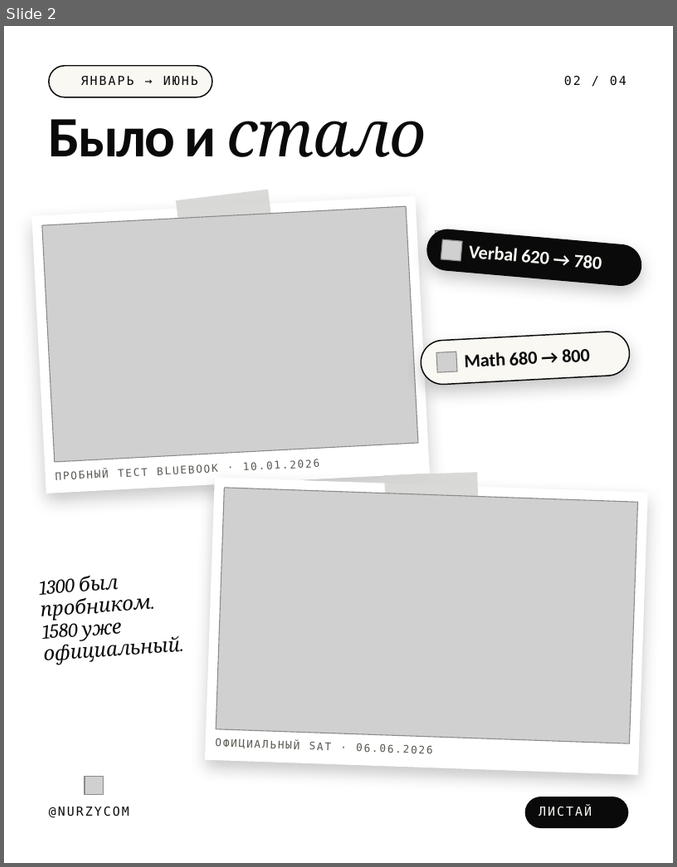
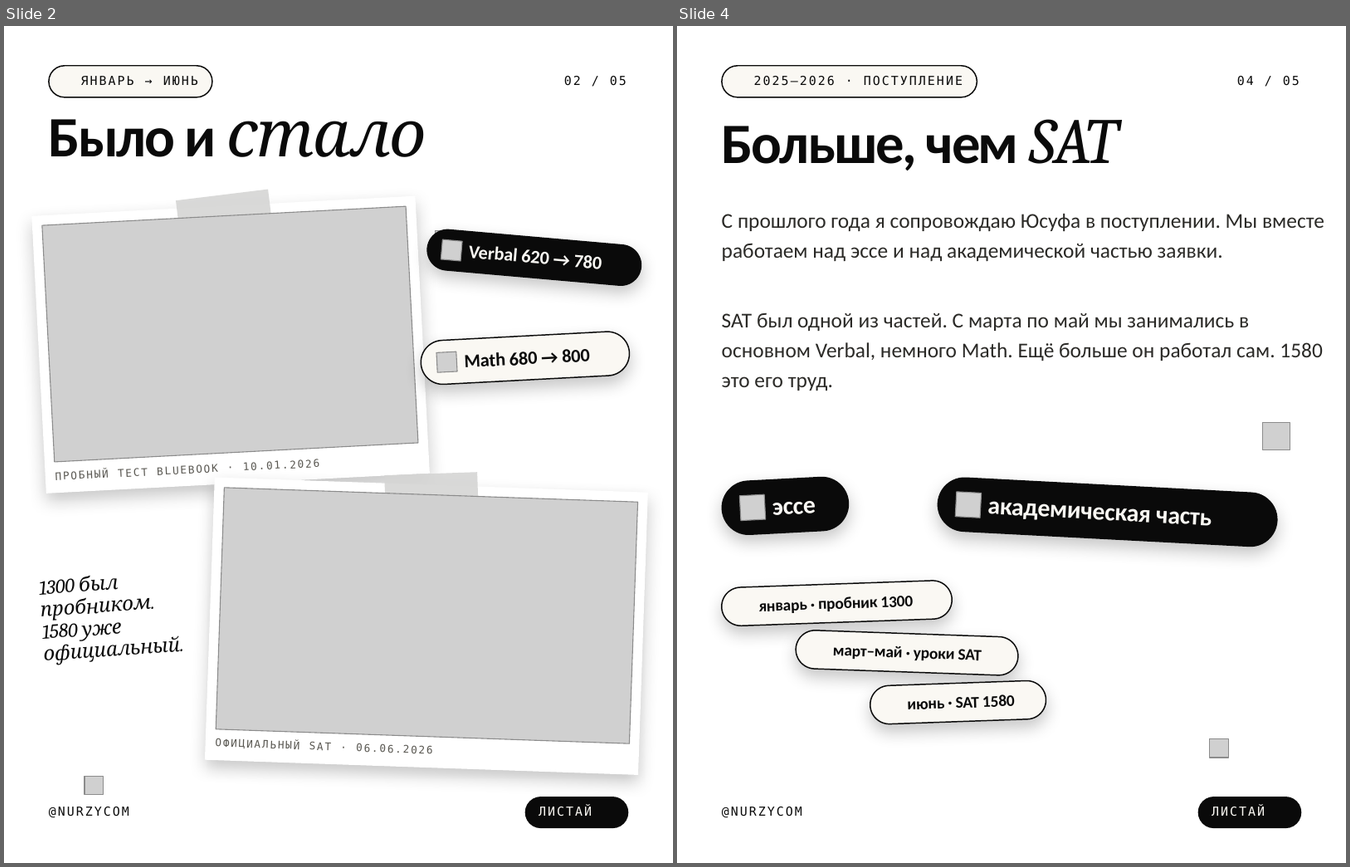
Before and after one commit to galiandojonathan-ship-it1/nurzycom_brand, a slide deck: social/pptx/yussuf-1580.pptx. Shown side by side, each under a label of ours: slide 2 before the commit, slides 2 and 4 after it; the slides between them are not shown. The pictures are 677x867 and 1350x867 pixels, drawn with LibreOffice and Linux fonts; fonts in the diff are those of the drawing; grey boxes stand for pictures; background and template pictures are left out. Boxes give left, top, right and bottom in pixels: in the first picture for what was removed or moved away, otherwise in the second. Text is boxed around its words. In the diff, an @@ line names an element or a change of style, - is before the commit and + after.

```diff
--- a/social/pptx/yussuf-1580.pptx
+++ b/social/pptx/yussuf-1580.pptx
@@ slide 4 added at [677,26,1346,863], background picture (left out) @@
@@ rounded rectangle added at [722,65,977,97], fill #FAF8F3, outline #0A0A0A 1 pt @@
@@ text added at [754,76,963,86], 10 pt, text #0A0A0A @@
+2025–2026 · ПОСТУПЛЕНИЕ
@@ text added at [1237,76,1299,86], 10 pt, text #0A0A0A @@
+04 / 05
@@ text added at [722,119,1119,170], 46 pt, text #0A0A0A, bold @@
+Больше, чем SAT
@@ text added at [722,214,1324,261], 17 pt, text #2B2A27 @@
+С прошлого года я сопровождаю Юсуфа в поступлении. Мы вместе работаем над эссе и над академической частью заявки.
@@ text added at [722,312,1322,390], 17 pt, text #2B2A27 @@
+SAT был одной из частей. С марта по май мы занимались в основном Verbal, немного Math. Ещё больше он работал сам. 1580 это его труд.
@@ picture added at [1263,422,1290,449] @@
@@ rounded rectangle added at [720,475,850,536], fill #0A0A0A @@
@@ picture added at [740,495,766,521] @@
@@ rounded rectangle added at [936,476,1280,548], fill #0A0A0A @@
@@ picture added at [956,491,982,517] @@
@@ text added at [772,501,816,515], 20 pt, text #FAF8F3, bold @@
+эссе
@@ text added at [987,501,1212,526], 20 pt, text #FAF8F3, bold @@
+академическая часть
@@ rounded rectangle added at [721,580,953,626], fill #FAF8F3, outline #0A0A0A 1 pt @@
@@ text added at [759,595,914,613], 13 pt, text #0A0A0A, bold @@
+январь · пробник 1300
@@ rounded rectangle added at [795,629,1018,676], fill #FAF8F3, outline #0A0A0A 1 pt @@
@@ text added at [833,646,981,661], 13 pt, text #0A0A0A, bold @@
+март–май · уроки SAT
@@ rounded rectangle added at [870,679,1047,724], fill #FAF8F3, outline #0A0A0A 1 pt @@
@@ text added at [908,694,1015,709], 13 pt, text #0A0A0A, bold @@
+июнь · SAT 1580
@@ picture added at [1210,739,1228,757] @@
@@ rounded rectangle added at [1198,795,1301,827], fill #0A0A0A @@
@@ text added at [722,806,802,818], 10 pt, text #0A0A0A @@
+@NURZYCOM
@@ text added at [1212,806,1265,816], 10 pt, text #FAF8F3 @@
+ЛИСТАЙ
@@ slide 2 changed as well @@
@@ text at [564,76,626,86]: text changed @@
-02 / 04
+02 / 05
```
Also in this commit, not shown: 2 other slides changed, 1 other slide added, 1 slide removed, 13 other files.
